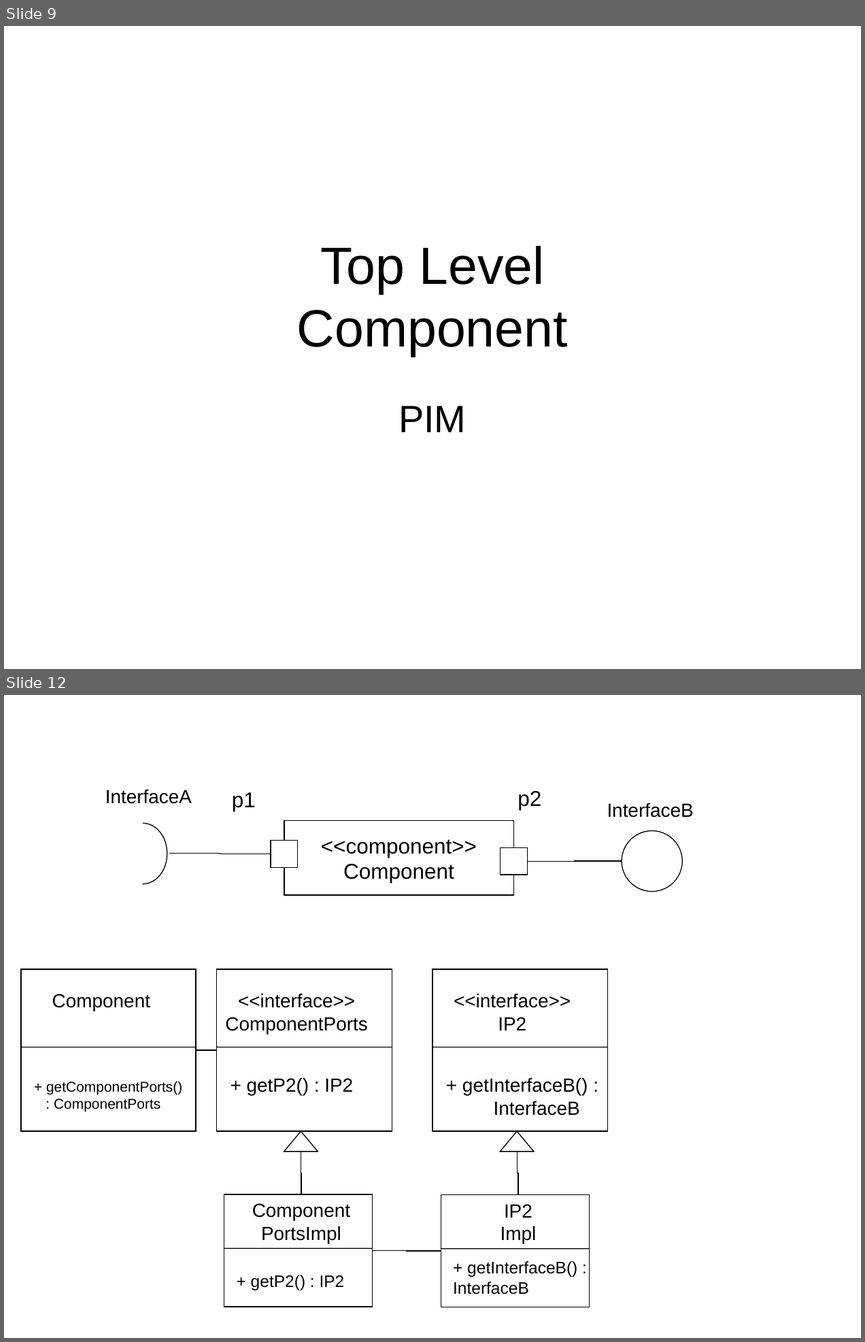
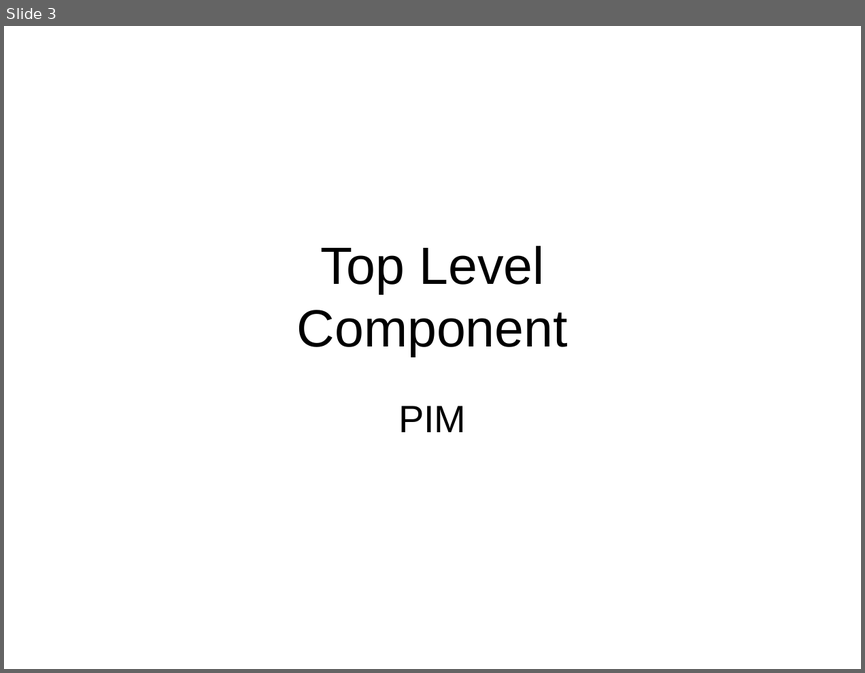
Before and after one commit to krishprince/rollerslam, a slide deck: docs/UML.ppt. Shown one above the other, each under a label of ours: slides 9 and 12 before the commit, slide 3 after it; the slides between them are not shown. The pictures are 865x1342 and 865x673 pixels, drawn with LibreOffice and Linux fonts; fonts in the diff are those of the drawing. Boxes give left, top, right and bottom in pixels: in the first picture for what was removed or moved away, otherwise in the second. Text is boxed around its words. In the diff, an @@ line names an element or a change of style, - is before the commit and + after.

```diff
--- a/docs/UML.ppt
+++ b/docs/UML.ppt
@@ slide 12 removed at [4,695,861,1338], background #FFFFFF @@
@@ text removed at [105,789,192,804] @@
-InterfaceA
@@ text removed at [232,792,256,811] @@
-p1
@@ text removed at [517,791,541,810] @@
-p2
@@ text removed at [607,802,694,817] @@
-InterfaceB
@@ freeform shape removed at [119,823,168,883] @@
@@ rectangle removed at [284,821,514,896] @@
-<<component>>
-Component
@@ ellipse removed at [621,830,683,892] @@
@@ elbow line removed from (271, 853) to (169, 853) @@
@@ rectangle removed at [271,841,298,867] @@
@@ rectangle removed at [500,847,528,874] @@
@@ elbow line removed from (528, 861) to (621, 861) @@
@@ elbow line removed from (169, 1051) to (216, 1050) @@
@@ group removed at [21,969,196,1131]: 2 texts, 1 rectangle, 1 line @@
-Component
-+ getComponentPorts()
-: ComponentPorts
@@ group removed at [216,969,392,1131]: 2 texts, 1 rectangle, 1 line @@
-<<interface>>
-ComponentPorts
-+ getP2() : IP2
@@ group removed at [432,969,607,1131]: 2 texts, 1 rectangle, 1 line @@
-<<interface>>
-IP2
-+ getInterfaceB() :
-InterfaceB
@@ triangle removed at [284,1131,317,1152] @@
@@ triangle removed at [500,1131,534,1152] @@
@@ elbow line removed from (300, 1151) to (301, 1193) @@
@@ elbow line removed from (517, 1151) to (518, 1195) @@
@@ rectangle removed at [441,1195,589,1307] @@
@@ text removed at [500,1204,536,1244] @@
-IP2
-Impl
@@ elbow line removed from (373, 1250) to (441, 1250) @@
@@ line removed from (441, 1249) to (589, 1249) @@
@@ text removed at [453,1261,577,1294] @@
-+ getInterfaceB() :
-InterfaceB
@@ group removed at [224,1195,373,1307]: 2 texts, 1 rectangle, 1 line @@
-Component
-PortsImpl
-+ getP2() : IP2
@@ what was slide 9 is now slide 3 @@
```
Also in this commit, not shown: 4 slides changed, 8 slides added.
